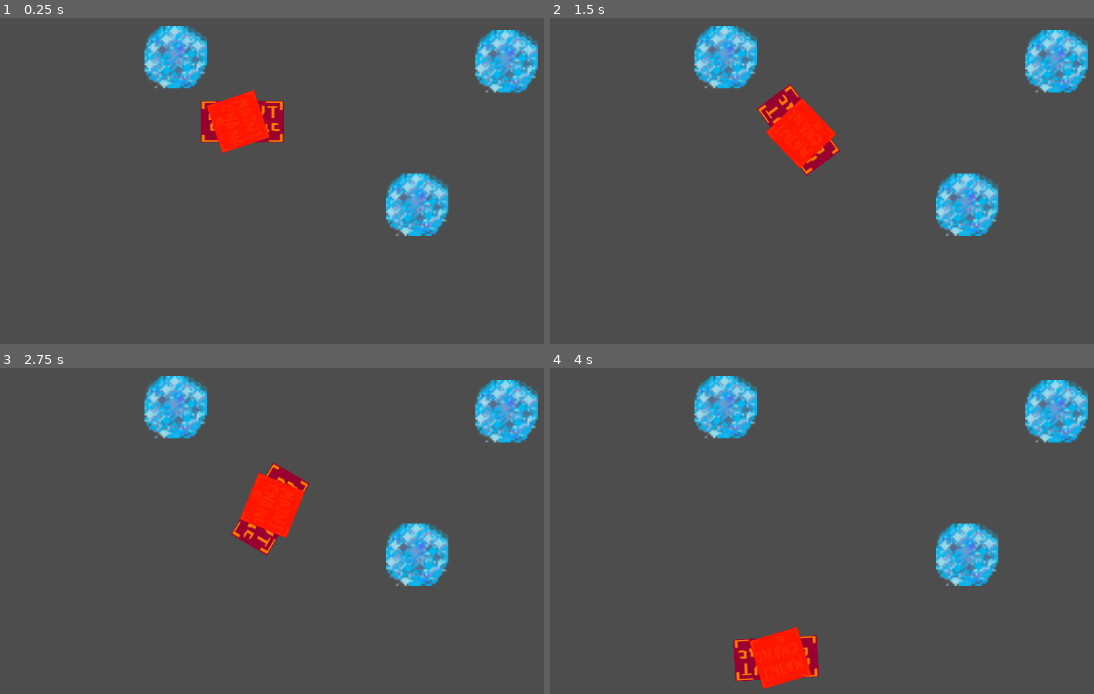
Above: before the commit, frames 1-4 (two rows, left to right).
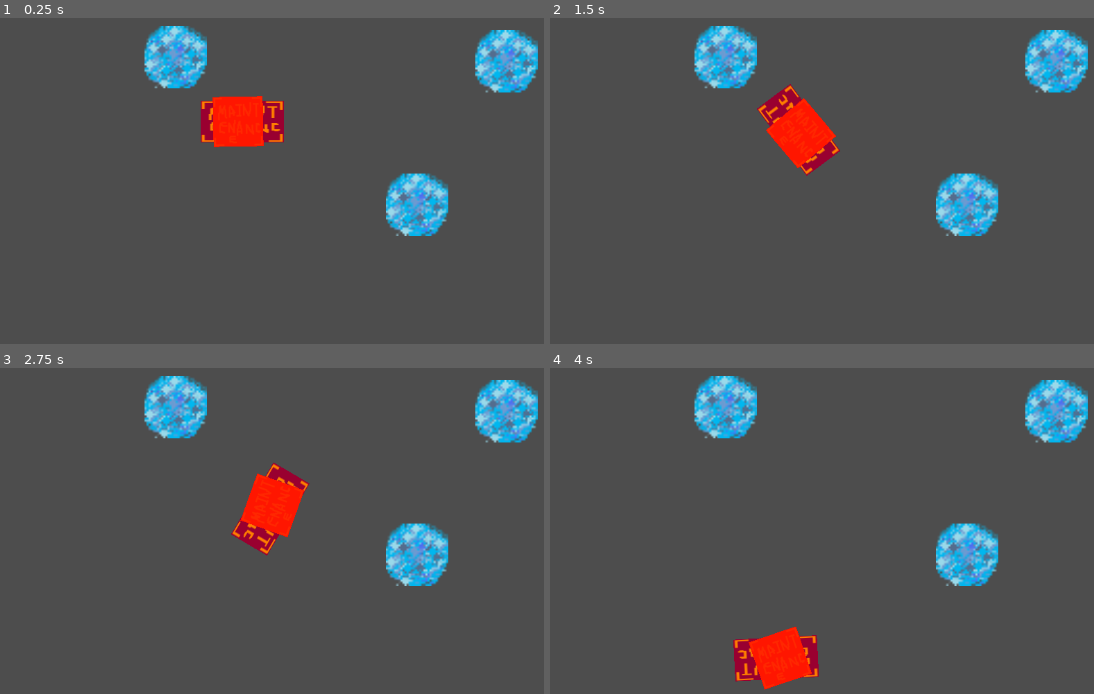
Above: after the commit, the same moments.

Repository: serbel324/GameAboutTank
Game: Godot game, scene res://Maps/TabulaRasa.tscn
Two runs of this game, one before a commit and one after it. Both use one fixed random seed, a clock stepped at 60 frames per second and the inputs below.
Inputs (mouse positions are in pixels of both pictures, inside the frame that each line leads up to):
- Up to frame 1 (0.25 s): no input
- Up to frame 2 (1.5 s): move the mouse to (1077, 96) at 0.52 s; hold D (turn_right) 0.53-1.28 s; move the mouse to (740, 141) at 1.27 s; hold S (move_backward) from 1.28 s (still down)
- Up to frame 3 (2.75 s): move the mouse to (429, 371) at 2.02 s; release S (move_backward) at 2.03 s; hold D (turn_right) from 2.03 s (still down)
- Up to frame 4 (4 s): move the mouse to (860, 560) at 2.77 s; release D (turn_right) at 2.78 s; hold W (move_forward) 2.78-3.53 s; move the mouse to (outside the picture) at 3.52 s; hold A (turn_left) from 3.53 s (still down)

The runs differ from the first frame. In frame 1, 0.4% of the frame differs, in the area x 38-50%, y 22-42%; in frame 2, 0.1%; in frame 3, less than 0.1%; in frame 4, less than 0.1%.

Commit message:
Turret rotation

Diff:
--- a/Tank/Turret.gd
+++ b/Tank/Turret.gd
@@ -8,6 +8,7 @@
 @export var rotation_speed : float = 1
 
 var angular_speed : float = 0
+var angle_to_target : float = 0
 
 var state : State
 var target : Vector2
@@ -20,8 +21,9 @@
 	var position_on_canvas : Vector2 = get_global_transform_with_canvas().get_origin()
 	var forward : Vector2 = global_transform.basis_xform(Vector2.RIGHT)
 	var direction_to_target : Vector2 = target - position_on_canvas
+	angle_to_target = forward.angle_to(direction_to_target)
 
-	if (forward.cross(direction_to_target) < 0):
+	if (angle_to_target > 0):
 		angular_speed = rotation_speed
 	else:
 		angular_speed = -rotation_speed
@@ -32,7 +34,13 @@
 
 func state_alive(delta : float):
 	process_input()
-	rotate(angular_speed * delta)
+
+	var delta_angle : float = angular_speed * delta
+	if (delta_angle > 0 && angle_to_target > 0):
+		delta_angle = minf(delta_angle, angle_to_target)
+	elif (delta_angle < 0 && angle_to_target < 0):
+		delta_angle = maxf(delta_angle, angle_to_target)
+	rotate(delta_angle)
 
 # Called every frame. 'delta' is the elapsed time since the previous frame.
 func _process(delta):
